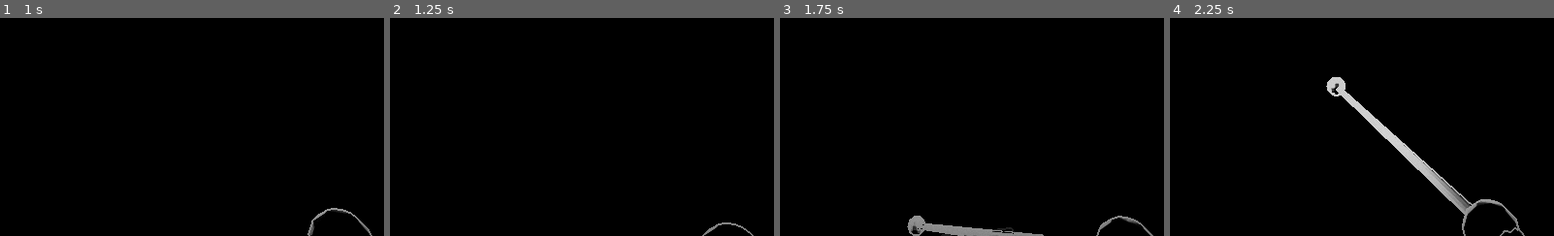
Above: before the commit, frames 1-4 (left to right).
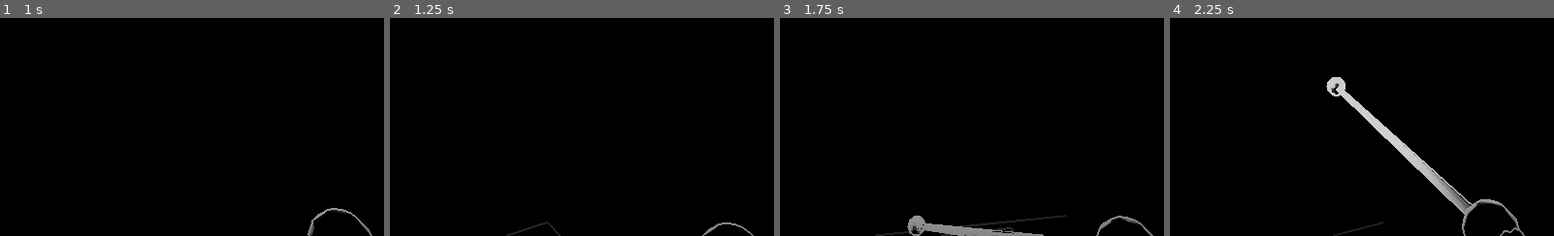
Above: after the commit, the same moments.

Repository: cleveralbatraoz/unseeing
Game: Godot game, scene res://scenes/main.tscn
The game is run twice, just before and just after one commit, with the same random seed, the same clock (stepped at 60 frames per second) and the same inputs.
Inputs (mouse positions are % of the whole screen's width and height, from its top left):
- Up to frame 1 (1 s): tap Enter at 0.5 s; move the mouse to (55, 50) at 0.52 s; hold W (move_forward) from 0.53 s (still down); click (55, 50) at 0.6 s
- Up to frame 2 (1.25 s): keep holding W (move_forward)
- Up to frame 3 (1.75 s): keep holding W (move_forward); move the mouse to (45, 50) at 1.27 s; click (45, 50) at 1.35 s
- Up to frame 4 (2.25 s): keep holding W (move_forward); move the mouse to (52, 48) at 2.02 s; click (52, 48) at 2.1 s
The pictures show only the part of the screen within x 27-77%, y 50-100%; the shares and areas given below are measured in that part.

Frame 1 is identical in both runs. In frame 2, 0.1% of the frame differs, in the area x 30-45%, y 93-100%; in frame 3, 0.3%, in the area x 24-75%, y 90-100%; in frame 4, 0.1%.

Commit message:
Echo reflections: swept surfaces answer back; the cane obeys physics
The heart of echo-location: every primary sound samples the world with a
Fibonacci fan of physics rays from its origin; each struck surface point
becomes a secondary emitter firing exactly when the primary wavefront
arrives (Huygens, discretized). Only line-of-sight parts of an object
reflect — anything in the wave's shadow stays silent. Hits cluster so a
flat wall answers as a few points; echoes never spawn further echoes.
Cane taps reflect strongly, footsteps weakly. The cane shaft now clamps
against whatever it actually touches at any height, so it can no longer
pass through tables or chairs.

Diff:
--- a/game/scripts/hero_body.gd
+++ b/game/scripts/hero_body.gd
@@ -104,6 +104,12 @@
 	var rest_tip := Vector3(from.x + dir.x * reach, 0.03 + 0.14 * lift * (1.0 - thrust), from.z + dir.z * reach)
 	var target: Vector3 = player.tap_target
 	var tip := rest_tip.lerp(target, clampf(thrust, 0.0, 1.0))
+	# the cane is a physical object: clamp the shaft against whatever it
+	# actually touches — tables, chairs, walls — at any height
+	var shaft_q := PhysicsRayQueryParameters3D.create(hand, tip)
+	var shaft_hit := player.get_world_3d().direct_space_state.intersect_ray(shaft_q)
+	if shaft_hit:
+		tip = shaft_hit.position - (tip - hand).normalized() * 0.03
 
 	_cane_mesh.clear_surfaces()
 	_cane_mesh.surface_begin(Mesh.PRIMITIVE_TRIANGLES)
@@ -156,7 +162,9 @@
 	if _step_t > 0.0:
 		return
 	var shoe: Vector3 = _shoe[0 if _step_side < 0 else 1]
-	pulses.emit(2, Vector3(shoe.x, 0.04, shoe.z), 1.6, 4.0, 0.8, now)
+	# footsteps reflect too, weakly — walking quietly sketches what is near
+	pulses.emit_reflecting(2, Vector3(shoe.x, 0.04, shoe.z), 1.6, 4.0, 0.8, now,
+			player.get_world_3d().direct_space_state, 4)
 	_step_side = -_step_side
 	_step_t = 0.42
 
--- a/game/scripts/main.gd
+++ b/game/scripts/main.gd
@@ -94,7 +94,8 @@
 	if not _demo_wanted or now < _demo_next:
 		return
 	_demo_next = now + 4.0   # repeat, so any screenshot timing catches a wave
-	pulses.emit(0, Vector3(6.4, 0.8, 4.0), 6.0, 5.5, 1.0, now)
+	pulses.emit_reflecting(0, Vector3(6.4, 0.8, 4.0), 6.0, 5.5, 1.0, now,
+			player.get_world_3d().direct_space_state, 8)
 
 ## The "hearing" pass: a fullscreen quad glued to the camera. It edge-detects
 ## the data the world pass wrote (reveal / normals / depth) and ray-traces the
--- a/game/scripts/player.gd
+++ b/game/scripts/player.gd
@@ -74,18 +74,19 @@
 	# walls, furniture, or nearby floor — at the exact aimed point
 	var query := PhysicsRayQueryParameters3D.create(from, from + aim * CANE_REACH)
 	var hit := get_world_3d().direct_space_state.intersect_ray(query)
+	var space := get_world_3d().direct_space_state
 	if hit:
 		tap_target = hit.position
 		var floorish: bool = hit.normal.y > 0.7 and hit.position.y < 0.2
 		if floorish:
-			pulses.emit(0, tap_target, 5.0, 5.5, 0.85, now)
+			pulses.emit_reflecting(0, tap_target, 5.0, 5.5, 0.85, now, space, 8)
 		else:
-			pulses.emit(0, tap_target, 6.0, 5.5, 1.0, now)
+			pulses.emit_reflecting(0, tap_target, 6.0, 5.5, 1.0, now, space, 8)
 	elif pitch <= -0.12:
 		var df := minf(1.6, EYE / tan(-pitch))
 		var p := from + flat * df
 		tap_target = Vector3(p.x, 0.02, p.z)
-		pulses.emit(0, tap_target, 5.0, 5.5, 0.85, now)
+		pulses.emit_reflecting(0, tap_target, 5.0, 5.5, 0.85, now, space, 8)
 	else:
 		# air swish: the cane still reaches out, but air reflects nothing
 		var hy := clampf(EYE + tan(pitch) * 1.5, 0.3, 1.7)
--- a/game/scripts/pulses.gd
+++ b/game/scripts/pulses.gd
@@ -9,8 +9,15 @@
 ##   dat[i]         — (birth time, max radius, speed m/s, type*10 + gain*9)
 ##   dir[i]         — beam direction xyz + cos(half-angle); w = -2 means
 ##                    omnidirectional (cane taps, footsteps)
-## Types: 0 = cane tap, 1 = beam (unused, kept for shader parity),
-##        2 = footstep, 3 = phantom (audio-only, never emitted as light).
+## Types: 0 = cane tap, 1 = ECHO (secondary reflection), 2 = footstep,
+##        3 = phantom (audio-only, never emitted as light).
+##
+## REFLECTIONS — the heart of echo-location. A primary sound samples the
+## world with real physics rays from its origin; every surface point struck
+## becomes a secondary emitter that fires exactly when the primary wavefront
+## arrives there (t = distance / speed). Parts in the wave's shadow receive
+## no rays and stay silent — only the swept, line-of-sight parts of an
+## object ever answer. Echoes never spawn further echoes.
 
 const MAXP := 64
 
@@ -20,6 +27,7 @@
 var _t0 := PackedFloat64Array()
 var _end := PackedFloat64Array()
 var _type := PackedInt32Array()
+var _echoes: Array = []   # scheduled reflections: {at_t, pos, gain}
 
 func _init() -> void:
 	pos.resize(MAXP)
@@ -61,6 +69,51 @@
 	_end[slot] = now + max_r / speed + 6.0   # ring time + outline fade tail
 	_type[slot] = type
 
+## Emit a primary sound AND schedule its reflections off the environment.
+## `space` is the physics space to sample; `max_echoes` caps slot pressure.
+func emit_reflecting(type: int, at: Vector3, max_r: float, speed: float,
+		gain: float, now: float, space: PhysicsDirectSpaceState3D, max_echoes: int) -> void:
+	emit(type, at, max_r, speed, gain, now)
+	if space == null:
+		return
+	# Fibonacci-sphere ray fan: uniform directions, each ray asks the real
+	# colliders what the wave will touch first in that direction
+	const RAYS := 26
+	var cells := {}
+	for i: int in RAYS:
+		var y := 1.0 - 2.0 * (float(i) + 0.5) / RAYS
+		var r := sqrt(maxf(0.0, 1.0 - y * y))
+		var phi := float(i) * 2.399963
+		var d3 := Vector3(r * cos(phi), y, r * sin(phi))
+		var query := PhysicsRayQueryParameters3D.create(at, at + d3 * minf(max_r * 0.8, 6.0))
+		var hit := space.intersect_ray(query)
+		if hit.is_empty():
+			continue
+		var dist: float = (hit.position - at).length()
+		if dist < 0.3:
+			continue   # the surface the sound itself was born on
+		# cluster nearby hits so a flat wall answers as a few points, not 26
+		var key := Vector3i((hit.position / 0.9).floor())
+		if not cells.has(key) or cells[key].d > dist:
+			cells[key] = { d = dist, p = hit.position + hit.normal * 0.02 }
+	var found: Array = cells.values()
+	found.sort_custom(func(a, b): return a.d < b.d)
+	for j: int in mini(found.size(), max_echoes):
+		var e: Dictionary = found[j]
+		_echoes.append({
+			at_t = now + e.d / speed,
+			pos = e.p,
+			gain = gain * 0.55 / (1.0 + e.d * 0.4),
+		})
+
+## Fire reflections whose moment has come (the wavefront reached them).
+func _drain_echoes(now: float) -> void:
+	for i: int in range(_echoes.size() - 1, -1, -1):
+		if _echoes[i].at_t <= now:
+			var e: Dictionary = _echoes[i]
+			_echoes.remove_at(i)
+			emit(1, e.pos, 2.2, 5.5, e.gain, now)
+
 ## Highest live slot + 1 — lets the shaders break out of dead loop iterations.
 func live_count(now: float) -> int:
 	var n := 0
@@ -71,6 +124,7 @@
 
 ## Push the pool into every material that renders waves.
 func apply(now: float, mats: Array) -> void:
+	_drain_echoes(now)
 	var count := live_count(now)
 	for m: ShaderMaterial in mats:
 		m.set_shader_parameter("u_count", count)
